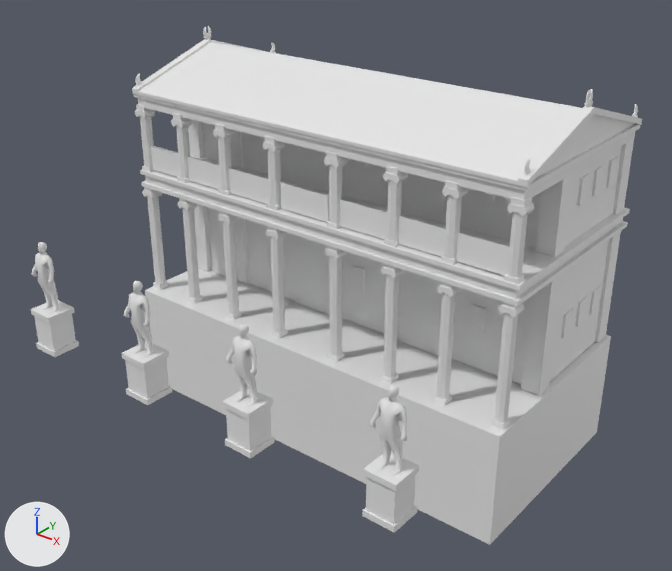
Before and after pictures for a commit that changed the COLLADA model art/meshes/structural/bosf/cc.dae.
Rendered twice from a 50 mm lens placed at (30.1, -33.1, 26.6), pointed at (0.9, 3.3, 4.0). Every picture has the same lights, and +X, +Y and +Z are marked at lower left. The first picture is the older version. Materials are left out; every surface is plain grey. Where no turn or scale is listed for an object, it has been applied to the vertices.

Before the edit, the objects in view are built like this:
```python
me_cubo_194 = bpy.data.meshes.new('Cubo.194')
me_cubo_194.from_pydata(...)  # 3062 vertices, 5336 faces; spans x -12.8..13.0, y -7.4..13.8, z -6.3..16.0
me_cubo_194.materials.append(mat_textura_bosforo)
ob_cc = bpy.data.objects.new('cc', me_cubo_194)
ob_cc.location = (0.0, 0.0, 0.0)
```
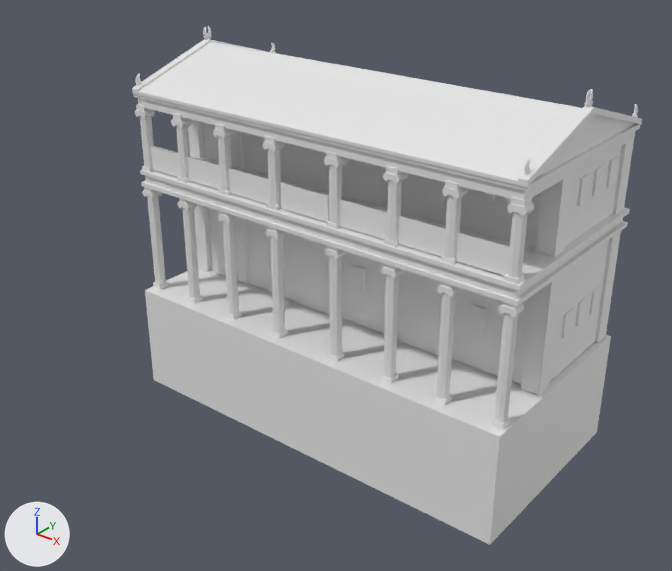
The newer file is also turned or shifted as a whole; pictures and numbers use the older file's frame.

Location of each change, [x1, y1, x2, y2] in pixels of the pictures (672 x 571 px):
'cc', reshaped (17% narrower)
    before: [31, 26, 642, 545]
    after: [132, 26, 642, 545]
part 1 of me_cubo_194, deleted
    before: [31, 242, 419, 533]

The change in detail:
me_cubo_194 is used by ob_cc; location (0.0, 0.0, 0.0).
me_cubo_194 had 3062 vertices, 5336 faces and spanned x -12.8..13.0, y -7.4..13.8, z -6.3..16.0.
me_cubo_194 now has 2018 vertices, 3376 faces and spans x -12.8..13.0, y 1.0..13.8, z -6.3..16.0.
me_cubo_194 part 1: 20 loose pieces with 1044 vertices, spanning x -12.5..12.8, y -7.4..-5.7, z 0.0..6.6, are deleted.
